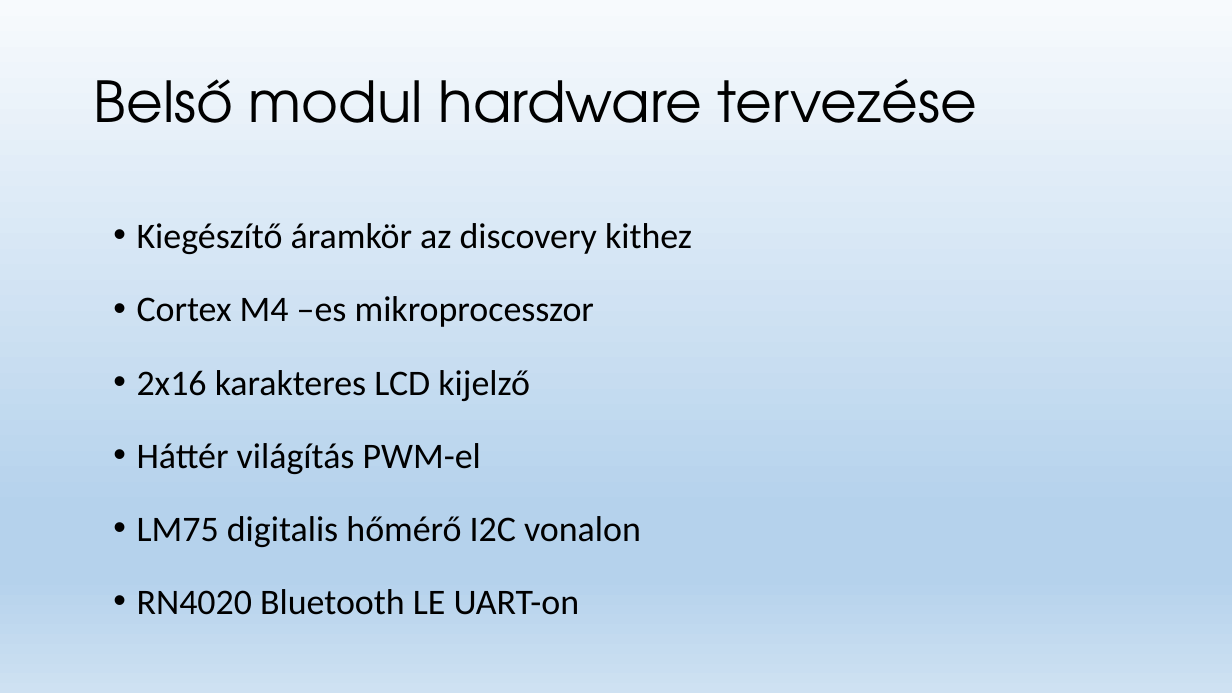
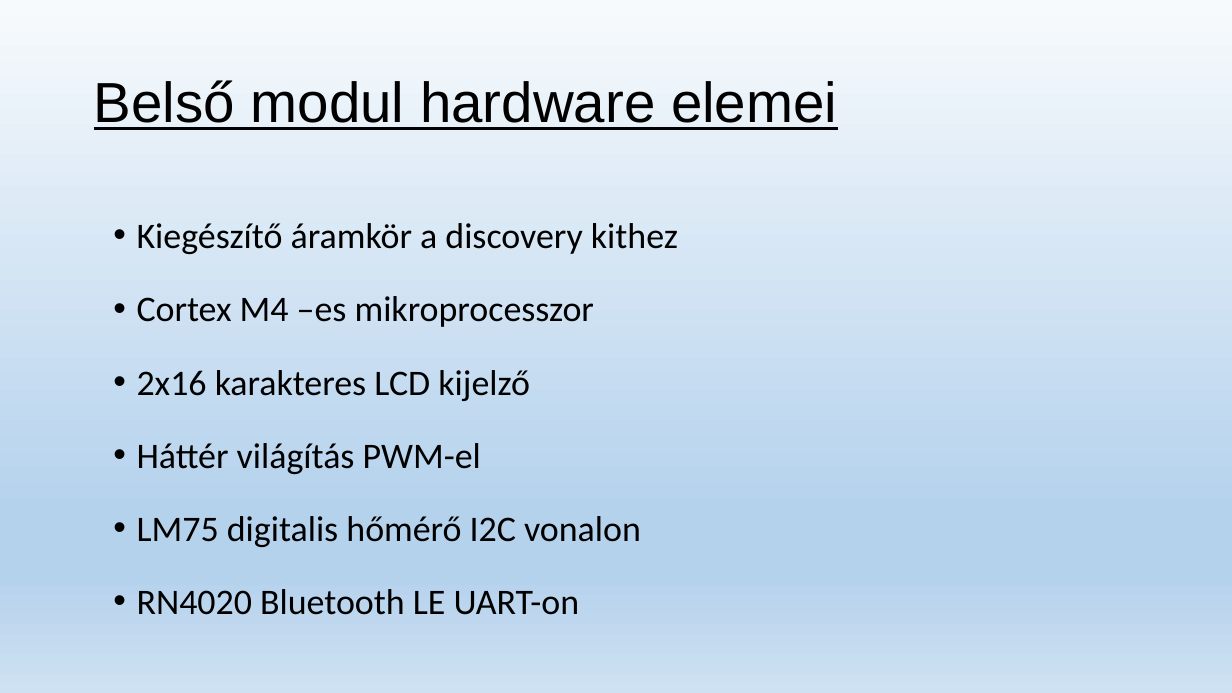
Before and after one commit to foltanyi/modularis_homero, a slide deck: slide 3 of Moduláris digitalis hőmérő fejlesztése.pptx. Drawn at 1232x693 pixels with LibreOffice and Linux fonts; fonts in the diff are those of the drawing. Boxes give left, top, right and bottom in pixels: in the first picture for what was removed or moved away, otherwise in the second. Text is boxed around its words. In the diff, an @@ line names an element or a change of style, - is before the commit and + after.

```diff
--- a/Moduláris digitalis hőmérő fejlesztése.pptx
+++ b/Moduláris digitalis hőmérő fejlesztése.pptx
@@ title at (x1=94, y1=80, x2=837, y2=130): text changed; font TeX Gyre Adventor to Arial @@
-Belső modul hardware tervezése
+Belső modul hardware elemei
@@ text at (x1=137, y1=223, x2=678, y2=254): text changed @@
-• Kiegészítő áramkör az discovery kithez
+• Kiegészítő áramkör a discovery kithez
```
Also in this commit, not shown: 6 other slides changed, 5 slides added, 1 slide removed.
